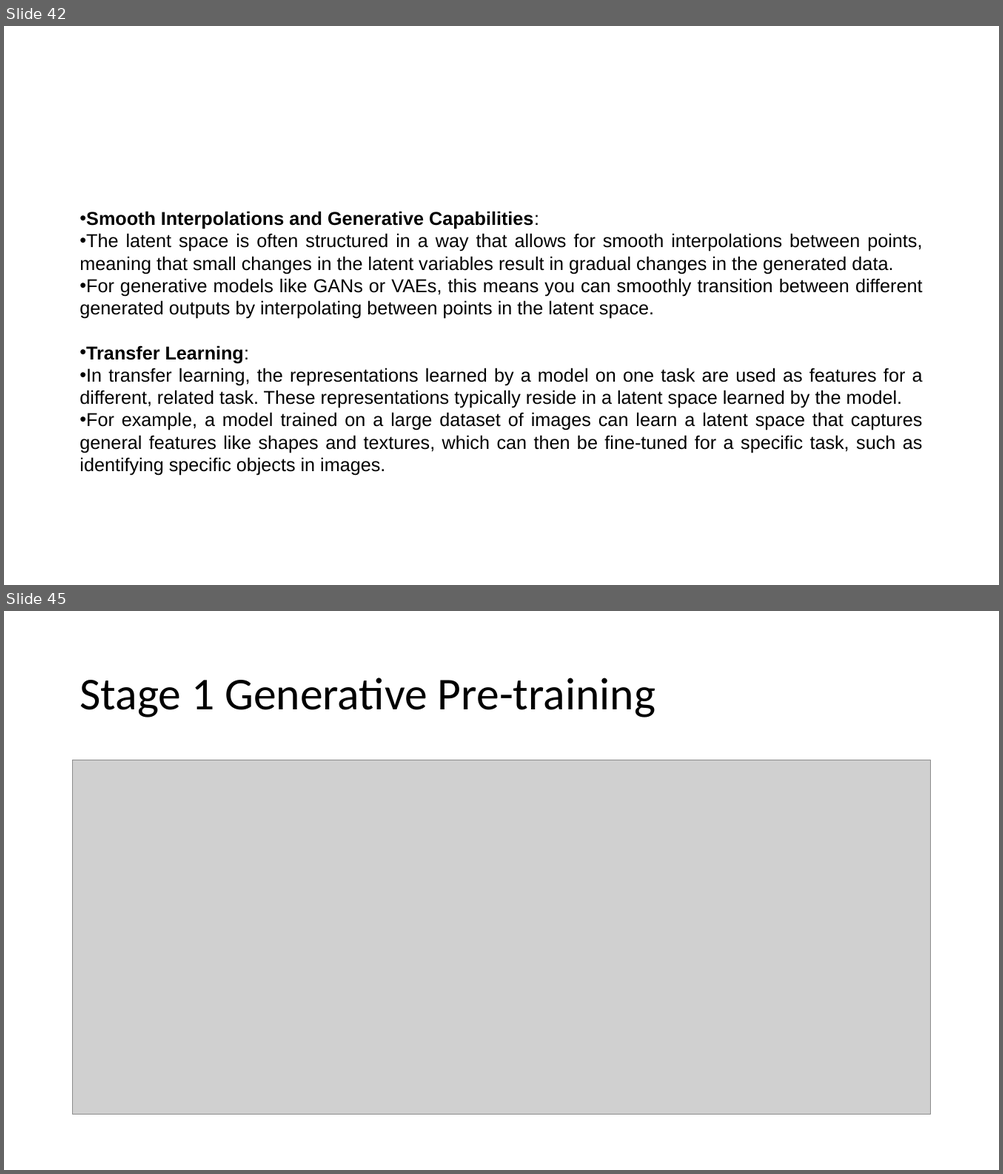
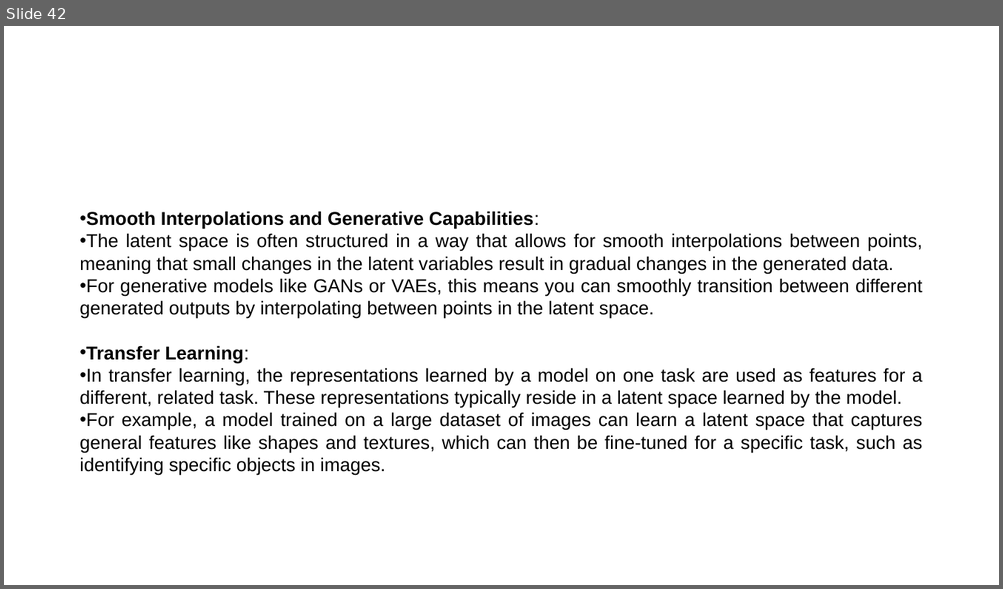
Before and after one commit to basudev2016/genaiprereq, a slide deck: Day2/Day-2.pptx. Shown one above the other, each under a label of ours: slides 42 and 45 before the commit, slide 42 after it; the slides between them are not shown. The pictures are 1003x1174 and 1003x589 pixels, drawn with LibreOffice and Linux fonts; fonts in the diff are those of the drawing; grey boxes stand for pictures. Boxes give left, top, right and bottom in pixels: in the first picture for what was removed or moved away, otherwise in the second. Text is boxed around its words. In the diff, an @@ line names an element or a change of style, - is before the commit and + after.

```diff
--- a/Day2/Day-2.pptx
+++ b/Day2/Day-2.pptx
@@ slide 45 removed at <box>4,611,999,1170</box>, background #FFFFFF @@
@@ title removed at <box>79,678,655,718</box> @@
-Stage 1 Generative Pre-training
@@ picture removed at <box>73,760,930,1116</box> @@
```
Also in this commit, not shown: 14 other slides removed, 13 other files.
